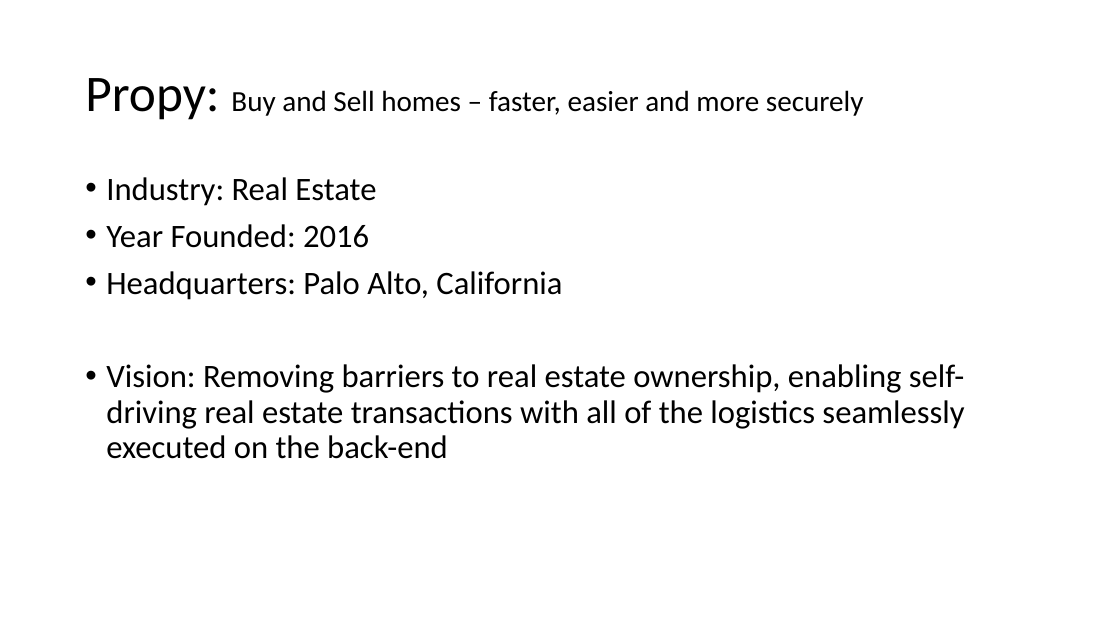
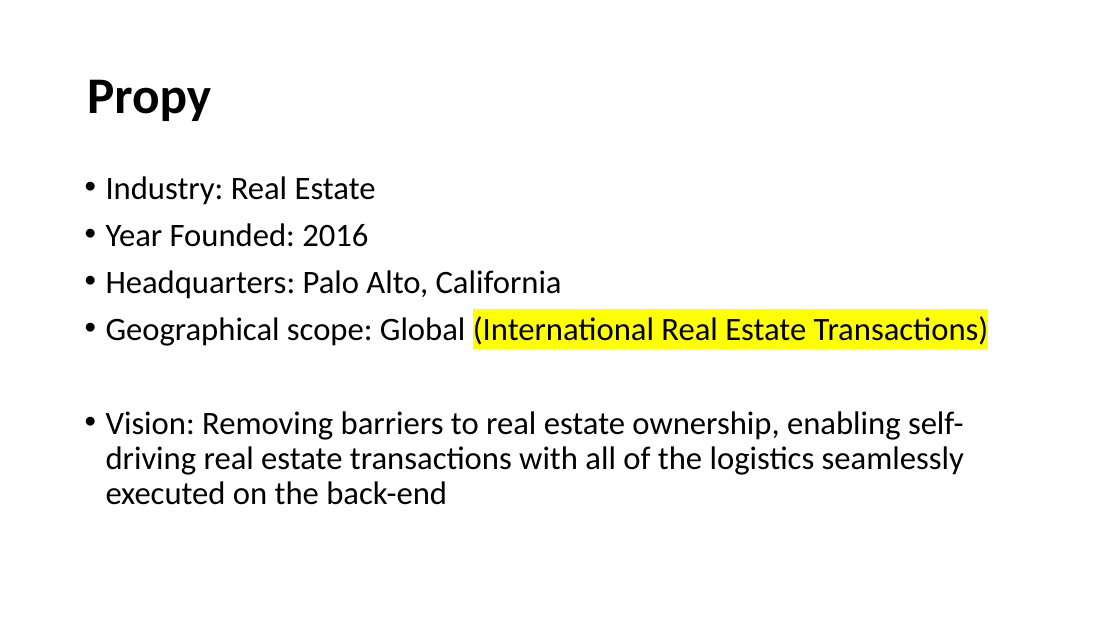
Before and after one commit to RusUsf/Blockchain_Class, a slide deck: slide 3 of Ruslan_Dubas_Presentation.pptx (slide 2 before the commit). Drawn at 1120x630 pixels with LibreOffice and Linux fonts; fonts in the diff are those of the drawing. Boxes give left, top, right and bottom in pixels: in the first picture for what was removed or moved away, otherwise in the second. Text is boxed around its words. In the diff, an @@ line names an element or a change of style, - is before the commit and + after.

```diff
--- a/Ruslan_Dubas_Presentation.pptx
+++ b/Ruslan_Dubas_Presentation.pptx
@@ title at [87,79,211,121]: text changed; size 25 to 44 pt; bold on @@
-Propy: Buy and Sell homes – faster, easier and more securely
+Propy
@@ text at [106,313,989,348]: paragraph added @@
+• Geographical scope: Global (International Real Estate Transactions)
```
Also in this commit, not shown: 2 other slides changed, 3 slides added, 1 other file.
